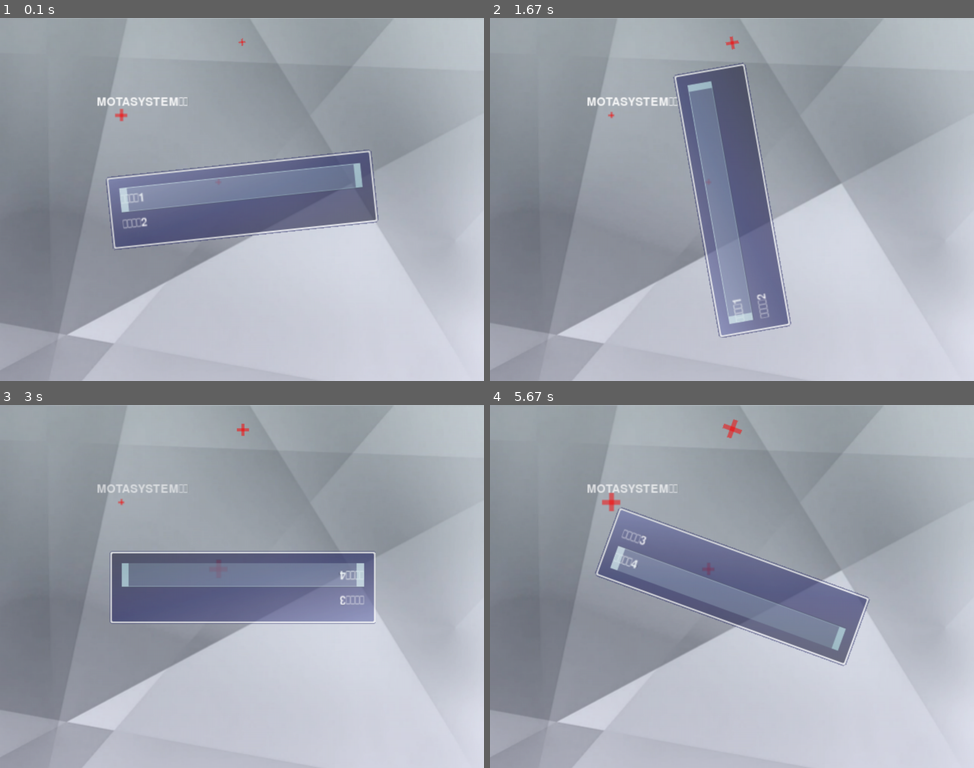
Above: before the commit, frames 1-4 (two rows, left to right).
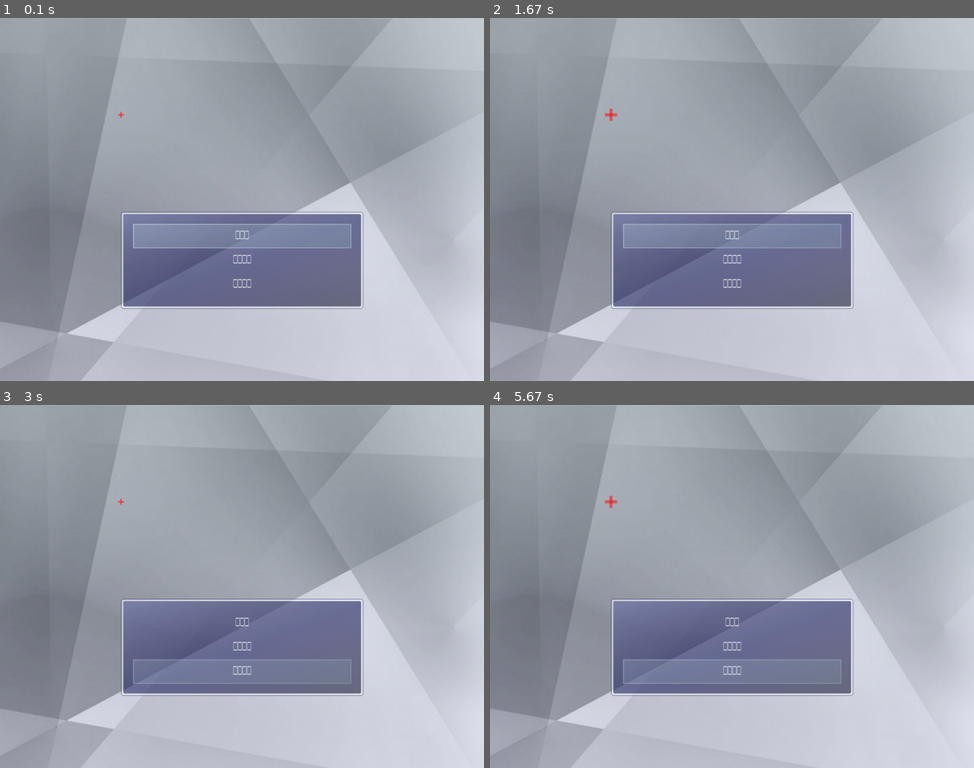
Above: after the commit, the same moments.

Repository: JasonLeon01/mota_python_framework
Game: pygame game, started from project/core.py
The game is run twice, just before and just after one commit, with the same random seed, the same clock (stepped at 60 frames per second) and the same inputs.
Inputs:
- Up to frame 1 (0.1 s): no input
- Up to frame 2 (1.67 s): hold Right 0.33-0.8 s; hold Up 0.83-1.3 s
- Up to frame 3 (3 s): hold Down 2.4-2.87 s; hold Left from 2.9 s (still down)
- Up to frame 4 (5.67 s): release Left at 3.3 s; hold Up 3.33-3.7 s; hold Right 3.73-4.37 s; hold Down 4.4-4.77 s; hold Left 4.8-5.27 s; hold Right from 5.3 s (still down)

The runs differ from the first frame. In frame 1, 19% of the frame differs, in the area x 1-79%, y 5-99%; in frame 2, 17%; in frame 3, 19%; in frame 4, 18%.

Commit message:
update scene json parser

Diff:
--- a/project/core.py
+++ b/project/core.py
@@ -14,3 +14,5 @@
     while System.running and System.scene != None:
         System.scene.update()
     System.scene = None
+    Graphics.transition()
+    print('LOG: Game exited successfully.')
--- /dev/null
+++ b/project/data/scene_settings/title.json
@@ -0,0 +1,32 @@
+{
+    "sprite": {
+        "type": "sprite.Sprite",
+        "para": {
+            "frames":  "Cache.system(Config.title_file)"
+        }
+    },
+    "star_sprite": {
+        "type": "sprite.Sprite",
+        "para": {
+            "frames": "Cache.system(['star-1', 'star-2', 'star-3', 'star-2', 'star-1'])"
+        },
+        "x": 160,
+        "y": 128,
+        "move": "True",
+        "centre": "True"
+
+    },
+    "window_command": {
+        "type": "command_window.CommandWindow",
+        "para": {
+            "width": 320,
+            "commands": [
+                "新游戏",
+                "继续游戏",
+                "退出游戏"
+            ]
+        },
+        "x": 160,
+        "y": 256
+    }
+}
--- a/project/data/system/config.json
+++ b/project/data/system/config.json
@@ -1 +1,17 @@
-{"windowskin_file":"001-Blue01","title_file":"GrassBackground","font_name":"NotoSansSC-Regular.ttf","title_bgm":"Airship.flac","cursor_se":"cursor.ogg","decision_se":"decision1.ogg","cancel_se":"cancel.ogg","buzzer_se":"buzzer1.ogg","shop_se":"shop.ogg","save_se":"save.ogg","load_se":"load.ogg","gate_se":"open1.ogg","stair_se":"move.ogg","get_se":"item1.ogg","window_opacity":160}
+{
+    "windowskin_file": "001-Blue01",
+    "title_file": "GrassBackground",
+    "font_name": "NotoSansSC-Regular.ttf",
+    "title_bgm": "Airship.flac",
+    "cursor_se": "cursor.ogg",
+    "decision_se": "decision1.ogg",
+    "cancel_se": "cancel.ogg",
+    "buzzer_se": "buzzer1.ogg",
+    "shop_se": "shop.ogg",
+    "save_se": "save.ogg",
+    "load_se": "load.ogg",
+    "gate_se": "open1.ogg",
+    "stair_se": "move.ogg",
+    "get_se": "item1.ogg",
+    "window_opacity": 160
+  }
--- a/project/scripts/core/choice_window.py
+++ b/project/scripts/core/choice_window.py
@@ -4,13 +4,13 @@
 from project.scripts.core.audio import Audio
 from project.scripts.core.config import Config
 from project.scripts.core.system import System
-import project.scripts.core.window as window
+from project.scripts.core.window import Window
 from project.scripts.core.input import Input
 
 sys.path.append(os.path.join(os.getcwd(), 'custom_lib'))
 import pygame
 
-class ChoiceWindow(window.Window):
+class ChoiceWindow(Window):
     def __init__(self, size):
         super().__init__(size)
         self.colomn = 1
--- /dev/null
+++ b/project/scripts/core/command_window.py
@@ -0,0 +1,16 @@
+import project.scripts.core.choice_window as choice_window
+import project.scripts.core.surface as surface
+
+class CommandWindow(choice_window.ChoiceWindow):
+    def __init__(self, width, commands):
+        self.__commands = commands
+        height = 32 * (len(self.__commands) + 1)
+        super().__init__((width, height))
+        self.items = len(self.__commands)
+        self.contents = surface.Surface((width - 32, height - 32))
+        self.refresh()
+
+    def refresh(self):
+        self.contents.clear()
+        for i, command in enumerate(self.__commands):
+            self.contents.draw_text(0, 32 * i, self.size[0] - 32, 32, command, 1)
--- a/project/scripts/core/graphics.py
+++ b/project/scripts/core/graphics.py
@@ -1,3 +1,4 @@
+from math import ceil
 import os
 import sys
 from project.scripts.core.system import System
@@ -9,6 +10,8 @@
     __surface_group = []
     __window_group = []
     __animation_group = []
+    __frame_count = 0
+    __freeze_Image = None
     canvas = pygame.Surface((640, 480))
 
     @classmethod
@@ -17,6 +20,8 @@
         cls.__surface_group = []
         cls.__window_group = []
         cls.__animation_group = []
+        cls.__frame_count = 0
+        cls.__freeze_Image = None
         cls.canvas = pygame.Surface((640, 480))
         print('LOG: Graphics initialized.')
 
@@ -61,9 +66,13 @@
         print('LOG: Animation removed.', animation)
 
     @classmethod
+    def frame_count(cls):
+        return cls.__frame_count
+
+    @classmethod
     def update(cls):
         for event in pygame.event.get():
-            if event.type == pygame.QUIT:
+            if System.running and event.type == pygame.QUIT:
                 System.running = False
                 System.scene.quit()
                 return
@@ -93,6 +102,21 @@
             z += 1
         for animation in cls.__animation_group:
             animation.update()
-        System.canvas.blit(pygame.transform.smoothscale(cls.canvas, System.get_size()), (0, 0))
+        draw_surface = cls.canvas.copy()
+        if cls.__freeze_Image is not None:
+            draw_surface.blit(cls.__freeze_Image, (0, 0))
+        System.canvas.blit(pygame.transform.smoothscale(draw_surface, System.get_size()), (0, 0))
         pygame.display.update()
+        cls.__frame_count += 1
         System.clock.tick(System.frame_rate)
+
+    @classmethod
+    def freeze(cls):
+        cls.__freeze_Image = cls.canvas.copy()
+
+    @classmethod
+    def transition(cls, time = 20):
+        for i in range(time):
+            cls.__freeze_Image.set_alpha(255 - ceil(255.0 / time) * i)
+            cls.update()
+        cls.__freeze_Image = None
--- a/project/scripts/core/scene.py
+++ b/project/scripts/core/scene.py
@@ -1,6 +1,10 @@
-import project.scripts.core.sprite as sprite
-import project.scripts.core.surface as surface
-import project.scripts.core.window as window
+import json
+import os
+from project.scripts.core.cache import Cache
+from project.scripts.core.config import Config
+from project.scripts.core.sprite import Sprite
+from project.scripts.core.surface import Surface
+from project.scripts.core.window import Window
 from project.scripts.core.graphics import Graphics
 
 class Scene_Base:
@@ -8,23 +12,55 @@
         for attr_name, attr_value in self.__dict__.items():
             if isinstance(attr_value, list):
                 for sub in attr_value:
-                    if isinstance(sub, window.Window):
+                    if isinstance(sub, Window):
                         Graphics.add_window(sub)
-                    elif isinstance(sub, surface.Surface):
+                    elif isinstance(sub, Surface):
                         Graphics.add_surface(sub)
-                    elif isinstance(sub, sprite.Sprite):
+                    elif isinstance(sub, Sprite):
                         Graphics.add_sprite(sub)
-            elif isinstance(attr_value, window.Window):
+            elif isinstance(attr_value, Window):
                 Graphics.add_window(attr_value)
-            elif isinstance(attr_value, surface.Surface):
+            elif isinstance(attr_value, Surface):
                 Graphics.add_surface(attr_value)
-            elif isinstance(attr_value, sprite.Sprite):
+            elif isinstance(attr_value, Sprite):
                 Graphics.add_sprite(attr_value)
+
+    def load_data_from_json(self, file):
+        script_name = os.path.basename(file)
+        with open('project\\data\\scene_settings\\' + os.path.splitext(script_name)[0] + '.json', 'r', encoding='utf-8') as file:
+            scene_setting = file.read()
+        scene_setting_data = json.loads(scene_setting)
+        setting_str = ''
+        for key, value in scene_setting_data.items():
+            flag = False
+            for key2, value2 in value.items():
+                if key2 == 'type':
+                    flag = True
+                    mdl = value2.split('.')[0]
+                    clss = value2.split('.')[1]
+                    if f'from project.scripts.core.{mdl} import {clss}' not in setting_str:
+                        setting_str += f'from project.scripts.core.{mdl} import {clss}\n'
+                    setting_str += f'self.{key}={clss}('
+                    if 'para' in value:
+                        flag = False
+                elif key2 == 'para':
+                    for key3, value3 in value2.items():
+                        setting_str += f'{key3}={value3},'
+                    setting_str = setting_str[:-1]
+                    flag = True
+                else:
+                    setting_str += f'self.{key}.{key2}={value2}\n'
+                if flag:
+                    setting_str += ')\n'
+                    flag = False
+        print('exec string:\n', setting_str)
+        exec(setting_str)
 
     def update(self):
         Graphics.update()
 
     def quit(self):
+        Graphics.freeze()
         for attr_name, attr_value in self.__dict__.items():
             if isinstance(attr_value, list):
                 for sub in attr_value:
--- a/project/scripts/core/sprite.py
+++ b/project/scripts/core/sprite.py
@@ -39,7 +39,10 @@
         self.angle = self.angle % 360
         self.opacity = max(0, min(255, self.opacity))
         now_index = int(self.__frame_count / self.interval)
-        self.image = pygame.transform.rotozoom(self.__frames[now_index], self.angle, self.scale)
+        if self.scale != 1.0 or self.angle != 0:
+            self.image = pygame.transform.rotozoom(self.__frames[now_index], self.angle, self.scale)
+        else:
+            self.image = self.__frames[now_index]
         self.image.set_alpha(self.opacity)
         rect = self.image.get_rect()
         rect.x = self.x
--- a/project/scripts/core/surface.py
+++ b/project/scripts/core/surface.py
@@ -43,6 +43,7 @@
             dy = (height - size[1]) / 2
         text_surface = font.render(text, True, colour)
         self.blit(text_surface, (x + dx, y + dy), (0, 0, min(size[0], width), min(size[1], height)))
+        print('LOG: Text drawn.', text)
 
     def clear(self):
         self.fill((0, 0, 0, 0))
@@ -55,7 +56,10 @@
         row_surface = self.copy()
         for sprite in self._sprite_group:
             sprite.update(row_surface)
-        draw_surface = pygame.transform.rotozoom(row_surface, self.angle, self.scale)
+        if self.scale != 1.0 or self.angle != 0:
+            draw_surface = pygame.transform.rotozoom(row_surface, self.angle, self.scale)
+        else:
+            draw_surface = row_surface.copy()
         draw_surface.set_alpha(self.opacity)
         rect = draw_surface.get_rect()
         rect.x = self.x - self.ox
--- a/project/scripts/core/window.py
+++ b/project/scripts/core/window.py
@@ -1,6 +1,6 @@
 import os
 import sys
-import project.scripts.core.surface as surface
+from project.scripts.core.surface import Surface
 from project.scripts.core.graphics import Graphics
 from project.scripts.core.cache import Cache
 from project.scripts.core.config import Config
@@ -8,13 +8,13 @@
 sys.path.append(os.path.join(os.getcwd(), 'custom_lib'))
 import pygame
 
-class Window(surface.Surface):
+class Window(Surface):
     def __init__(self, size):
         super().__init__(size)
         self.contents = None
         self.asset = Cache.system(Config.windowskin_file)
         self.back_opacity = Config.window_opacity
-        self.__content_surface = surface.Surface((self.size[0] - 32, self.size[1] - 32))
+        self.__content_surface = Surface((self.size[0] - 32, self.size[1] - 32))
         self.__content_surface.x = 16
         self.__content_surface.y = 16
         self.__has_rect = False
@@ -25,7 +25,7 @@
         self.fill((0, 0, 0, 0))
         self.__content_surface.fill((0, 0, 0, 0))
         if self.__content_surface.size != (self.size[0] - 32, self.size[1] - 32):
-            self.__content_surface = surface.Surface((self.size[0] - 32, self.size[1] - 32))
+            self.__content_surface = Surface((self.size[0] - 32, self.size[1] - 32))
         row_surface = self.copy()
         row_surface.blit(pygame.transform.scale(pygame.Surface.subsurface(self.asset, (0, 0, 128, 128)), (self.size[0] - 2, self.size[1] - 2)), (1, 1))
         row_surface.set_alpha(self.back_opacity)
@@ -45,7 +45,18 @@
 
     def __render_rect(self, rect, dst):
         x, y, width, height = rect
-        dst.blit(pygame.transform.scale(pygame.Surface.subsurface(self.asset, (128, 64, 32, 32)), (width, height)), (x, y))
+        draw_surface = pygame.surface.Surface((width, height), pygame.SRCALPHA)
+        draw_surface.blit(pygame.transform.scale(pygame.Surface.subsurface(self.asset, (132, 68, 24, 24)), (width - 8, height - 8)), (4, 4))
+        draw_surface.blit(pygame.Surface.subsurface(self.asset, (128, 64, 4, 4)), (0, 0))
+        draw_surface.blit(pygame.Surface.subsurface(self.asset, (156, 64, 4, 4)), (0 + width - 4, 0))
+        draw_surface.blit(pygame.Surface.subsurface(self.asset, (128, 92, 4, 4)), (0, height - 4))
+        draw_surface.blit(pygame.Surface.subsurface(self.asset, (156, 92, 4, 4)), (0 + width - 4, height - 4))
+        draw_surface.blit(pygame.transform.scale(pygame.Surface.subsurface(self.asset, (132, 64, 24, 4)), (width - 8, 4)), (4, 0))
+        draw_surface.blit(pygame.transform.scale(pygame.Surface.subsurface(self.asset, (132, 92, 24, 4)), (width - 8, 4)), (4, height - 4))
+        draw_surface.blit(pygame.transform.scale(pygame.Surface.subsurface(self.asset, (128, 68, 4, 24)), (4, height - 8)), (0, 4))
+        draw_surface.blit(pygame.transform.scale(pygame.Surface.subsurface(self.asset, (156, 68, 4, 24)), (4, height - 8)), (width - 4, 4))
+        draw_surface.set_alpha(120 + 5 * abs(27 - Graphics.frame_count() % 54))
+        dst.blit(draw_surface, (x, y))
 
     def update(self):
         self.__draw_back()
--- a/project/scripts/module/object.py
+++ b/project/scripts/module/object.py
@@ -1,6 +1,6 @@
-import project.scripts.core.sprite
+from project.scripts.core.sprite import Sprite
 
-class Object(project.scripts.core.sprite.Sprite):
+class Object(Sprite):
     def __init__(self, frames = None):
         super().__init__(frames)
         self.id = 0
--- a/project/scripts/scene/title.py
+++ b/project/scripts/scene/title.py
@@ -1,77 +1,10 @@
-from project.scripts.core.cache import Cache
-from project.scripts.core.config import Config
-import project.scripts.core.sprite as sprite
-import project.scripts.core.surface as surface
-import project.scripts.core.choice_window as window
+from project.scripts.core.scene import Scene_Base
 
-import project.scripts.core.scene as scene_base
-
-class Scene(scene_base.Scene_Base):
+class Scene(Scene_Base):
     def __init__(self):
-        self.title_surface = surface.Surface((640, 480))
-
-        title_sprite = sprite.Sprite(Cache.system(Config.title_file))
-        title_sprite.x = 0
-        title_sprite.y = 0
-
-        self.title_surface.add_sprite(title_sprite)
-        sstar_sprite = sprite.Sprite(Cache.system(['star-1', 'star-2', 'star-3', 'star-2', 'star-1']))
-        sstar_sprite.x = 160
-        sstar_sprite.y = 128
-        sstar_sprite.move = True
-        sstar_sprite.centre = True
-        sstar_sprite.interval = 5
-
-        self.title_surface.add_sprite(sstar_sprite)
-        self.title_surface_2 = surface.Surface((320, 240))
-        self.title_surface_2.draw_text(0, 0, 256, 32, 'MOTASYSTEM啊哈')
-
-        ssstar_sprite = sprite.Sprite(Cache.system(['star-1', 'star-2', 'star-3', 'star-2', 'star-1']))
-        ssstar_sprite.x = 160
-        ssstar_sprite.y = 120
-        ssstar_sprite.move = True
-        ssstar_sprite.centre = True
-        ssstar_sprite.interval = 10
-
-        self.title_surface_2.add_sprite(ssstar_sprite)
-        self.title_surface_2.x = 128
-        self.title_surface_2.y = 96
-
-        self.star_sprite = sprite.Sprite(Cache.system(['star-1', 'star-2', 'star-3', 'star-2', 'star-1']))
-        self.star_sprite.x = 320
-        self.star_sprite.y = 32
-        self.star_sprite.move = True
-        self.star_sprite.centre = True
-        self.star_sprite.interval = 15
-
-        self.window = window.ChoiceWindow((352, 96))
-        self.window.contents = surface.Surface((320, 128))
-        self.window.contents.draw_text(0, 0, 256, 32, '呜呀啦哈1')
-        self.window.contents.draw_text(0, 32, 256, 32, '呜呀啦哈2')
-        self.window.contents.draw_text(0, 64, 256, 32, '呜呀啦哈3')
-        self.window.contents.draw_text(0, 96, 256, 32, '呜呀啦哈4')
-        self.window.items = 4
-
-        self.window.x = 320
-        self.window.y = 240
-        self.window.centre = True
-        self.__change = False
-        self.count = 0
+        self.load_data_from_json(__file__)
         super().__init__()
         print('LOG: Scene Title launched successfully.')
 
     def update(self):
-        if self.title_surface_2.opacity == 255 and not self.__change:
-            self.__change = True
-        elif self.title_surface_2.opacity <= 96 and self.__change:
-            self.__change = False
-        if self.__change:
-            self.title_surface_2.opacity -= 3
-        else:
-            self.title_surface_2.opacity += 3
-        self.star_sprite.angle += 1
-        self.window.angle += 1
-        self.count += 1
-        if self.count == 1500:
-            self.title_surface_2.clear()
         super().update()
Not shown, added: Mota.sh
